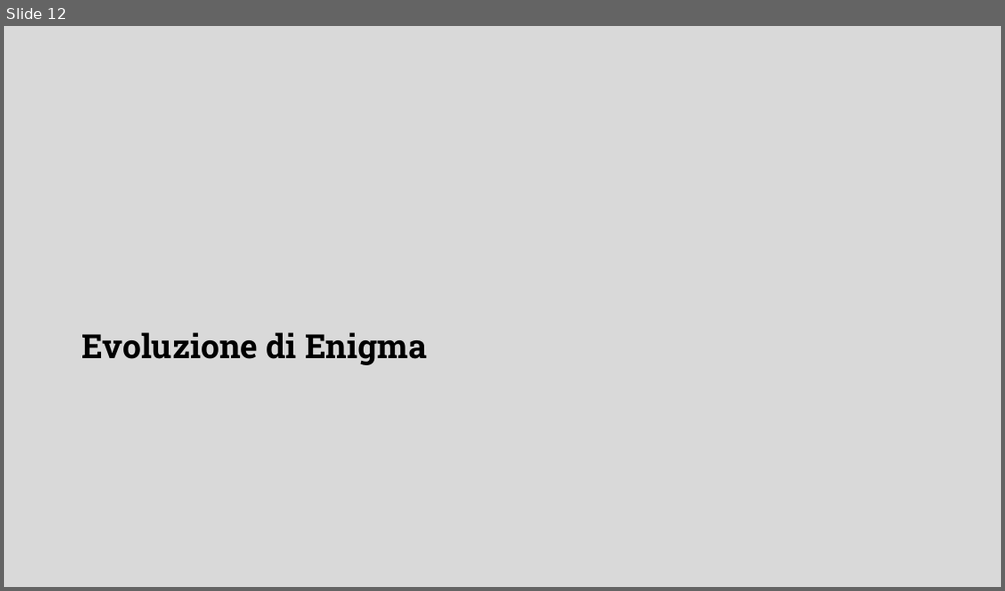
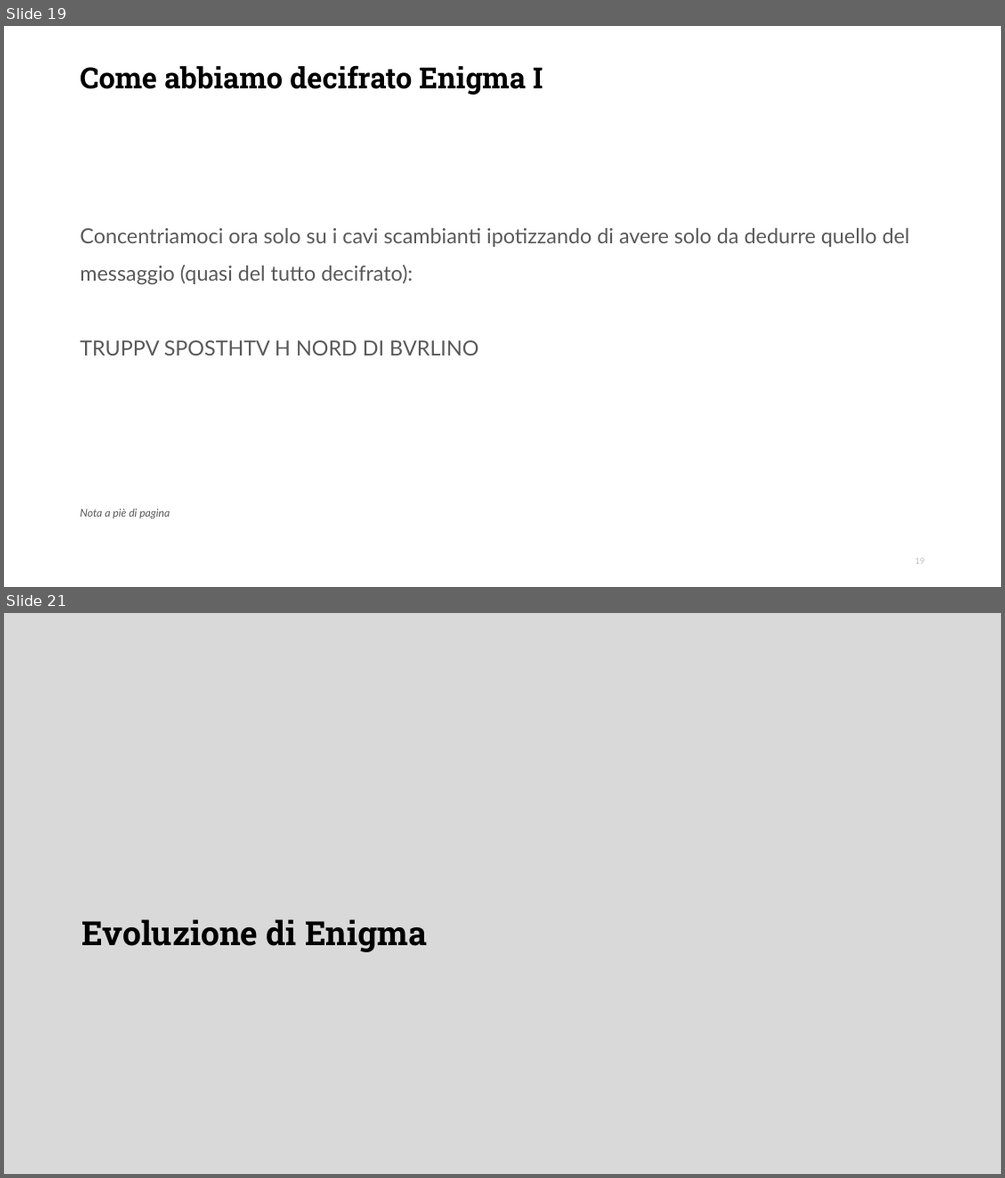
Before and after one commit to DanieleFerretti03/tesi-enigma, a slide deck: presentazione.odp. Shown one above the other, each under a label of ours: slide 12 before the commit, slides 19 and 21 after it; the slides between them are not shown. The pictures are 1005x591 and 1005x1178 pixels, drawn with LibreOffice and Linux fonts; fonts in the diff are those of the drawing; background and template pictures are left out. Boxes give left, top, right and bottom in pixels: in the first picture for what was removed or moved away, otherwise in the second. Text is boxed around its words. In the diff, an @@ line names an element or a change of style, - is before the commit and + after.

Commit message:
Completato capitolo Come abbiamo decifrato Enigma I

```diff
--- a/presentazione.odp
+++ b/presentazione.odp
@@ slide 19 added at bbox=[4, 26, 1001, 587], background #FFFFFF @@
@@ title added at bbox=[80, 65, 542, 95], 28 pt, text #000000, bold @@
+Come abbiamo decifrato Enigma I
@@ text added at bbox=[80, 228, 910, 355], 20 pt, text #595959 @@
+Concentriamoci ora solo su i cavi scambianti ipotizzando di avere solo da dedurre quello del messaggio (quasi del tutto decifrato):
+TRUPPV SPOSTHTV H NORD DI BVRLINO
@@ text added at bbox=[80, 508, 170, 518], 10.5 pt, text #595959, italic @@
+Nota a piè di pagina
@@ page number added at bbox=[914, 557, 924, 564], 8.2 pt, text #BFBFBF @@
+19
@@ what was slide 12 is now slide 21 @@
```
Also in this commit, not shown: 1 slide changed, 9 other slides added, 1 slide removed, 1 other file.
